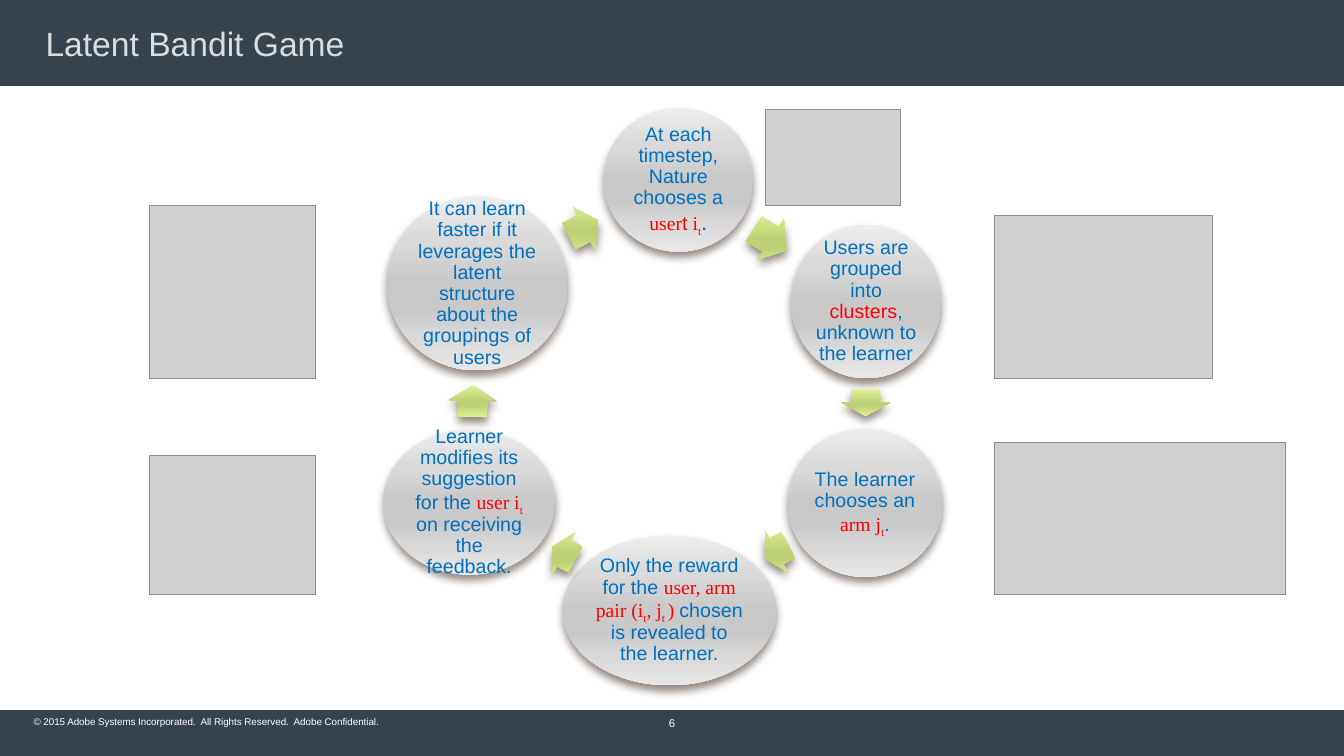
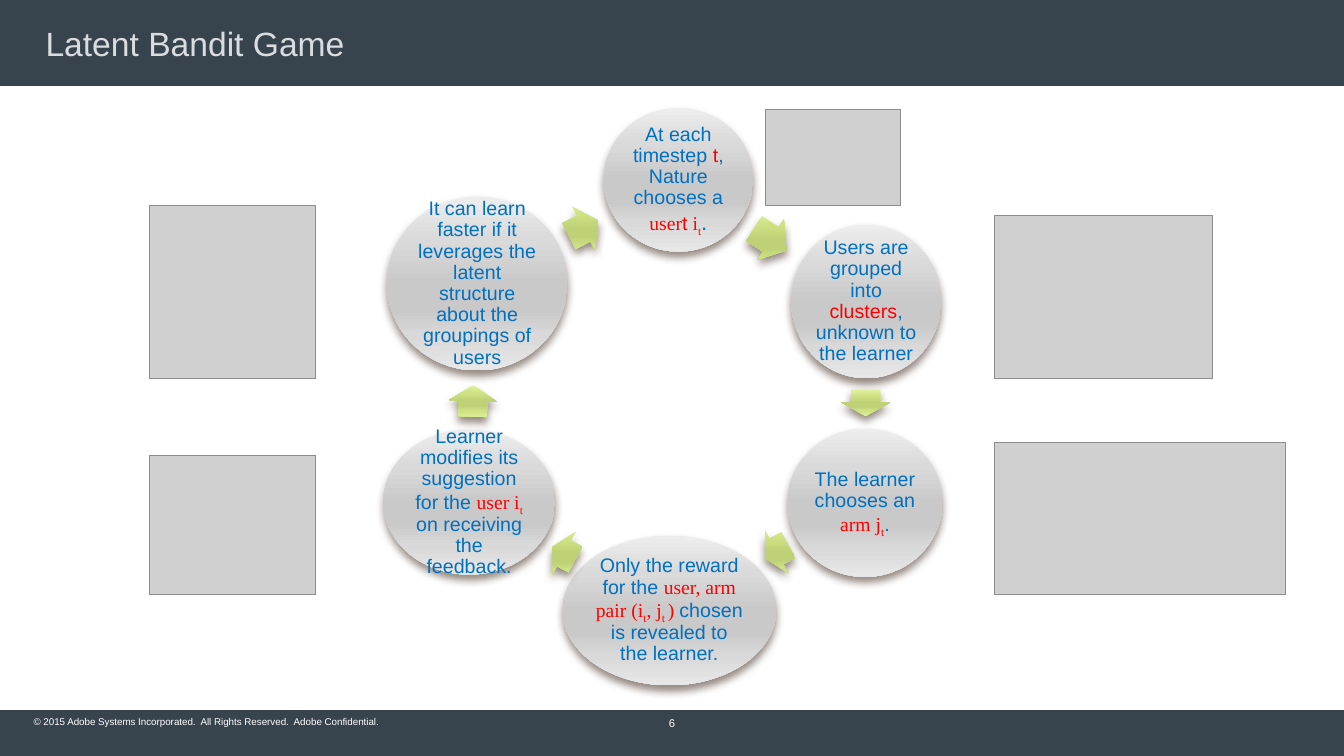
Before and after one commit to Subhojyoti/Adobe_Intern, a slide deck: slide 6 of Adobe PPT/Subho_Inception_talk.pptx. Drawn at 1344x756 pixels with LibreOffice and Linux fonts; fonts in the diff are those of the drawing; grey boxes stand for pictures; background and template pictures are left out. Boxes give left, top, right and bottom in pixels: in the first picture for what was removed or moved away, otherwise in the second. Text is boxed around its words. In the diff, an @@ line names an element or a change of style, - is before the commit and + after.

```diff
--- a/Adobe PPT/Subho_Inception_talk.pptx
+++ b/Adobe PPT/Subho_Inception_talk.pptx
@@ text at bbox=[633, 126, 724, 230]: text changed @@
-At each timestep, Nature chooses a usert it.
+At each timestep t, Nature chooses a usert it.
```
Also in this commit, not shown: 3 other slides changed, 25 other files.
